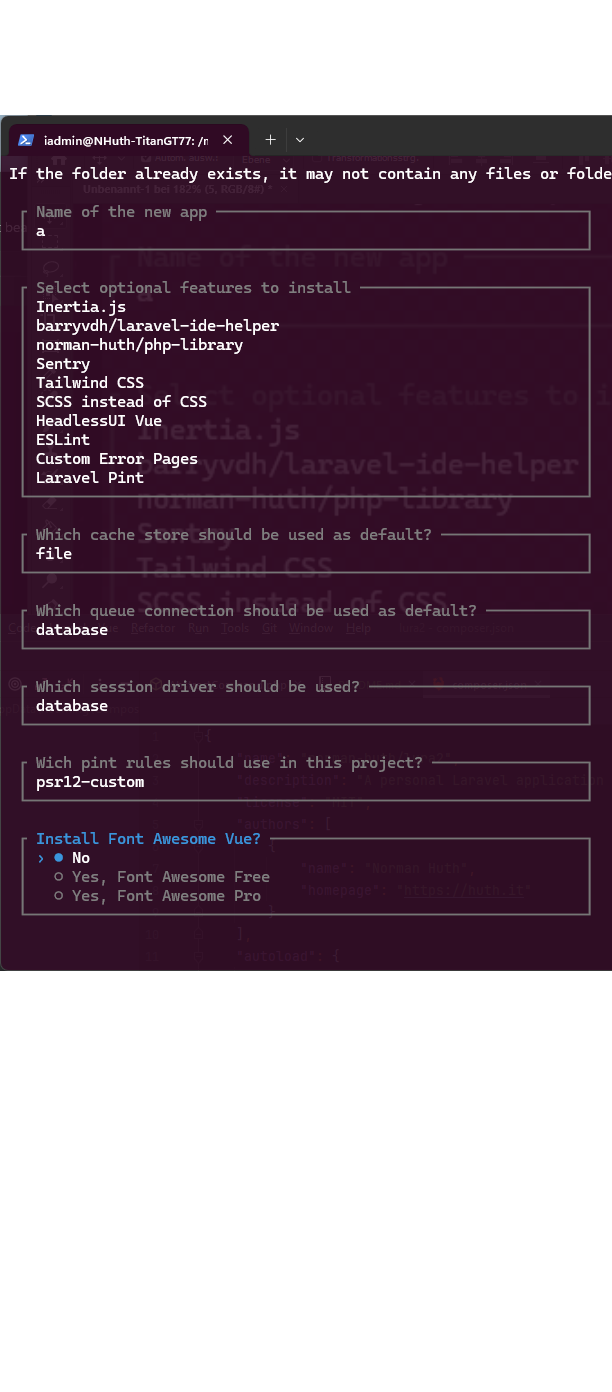
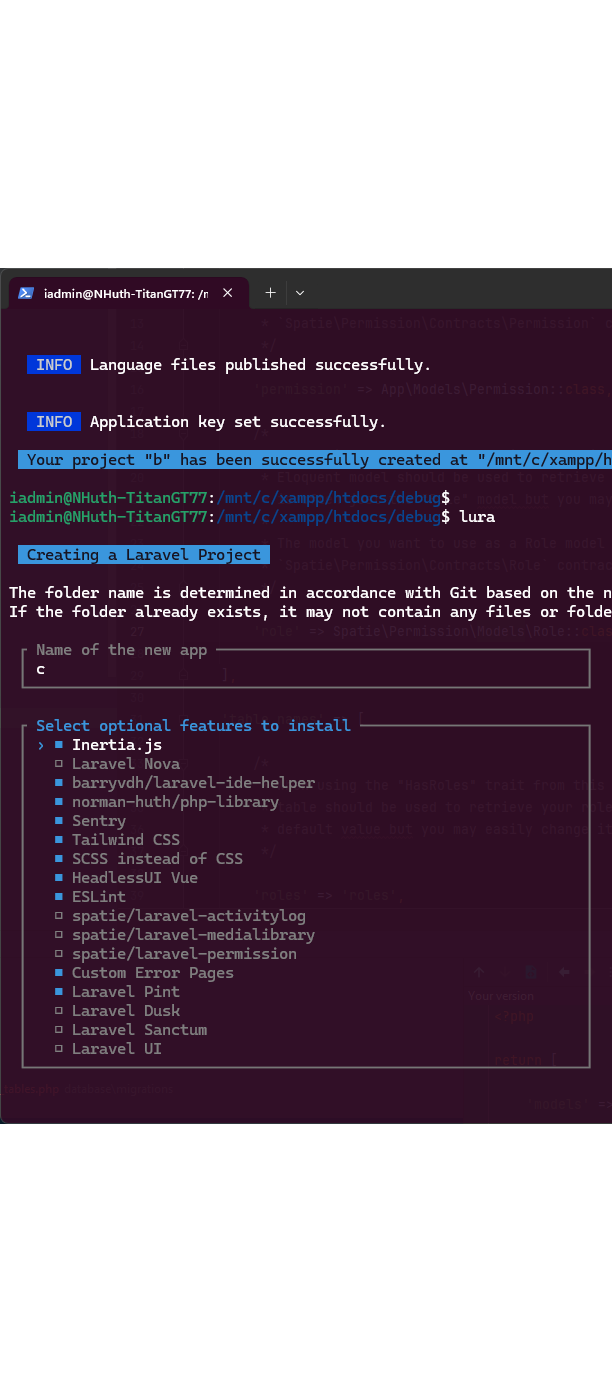
Layer changes from the first 612px x 1392px image to the second:
hid "10" over 0, 115, 612, 971
renamed "1" to "Ebene 1", showed it, moved it above "2", painted on it over 0, 115, 612, 1124
